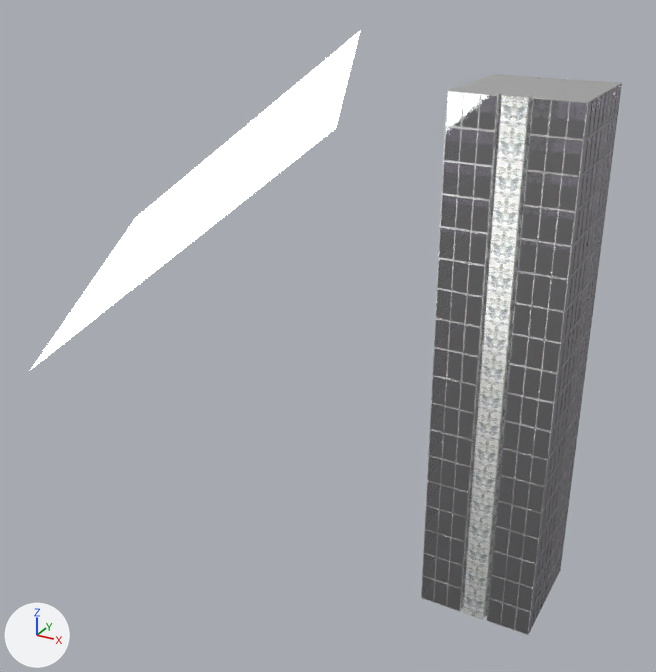
Two versions of the Blender file Blenderprojekt/1. Models/Haus/nebenhausglas.blend, one commit apart.
Camera for both pictures: a 50 mm lens placed at (7.8, -26.9, 22.0), pointed at (-3.7, -5.9, 11.5). Every picture has the same lights, and +X, +Y and +Z are marked at lower left.
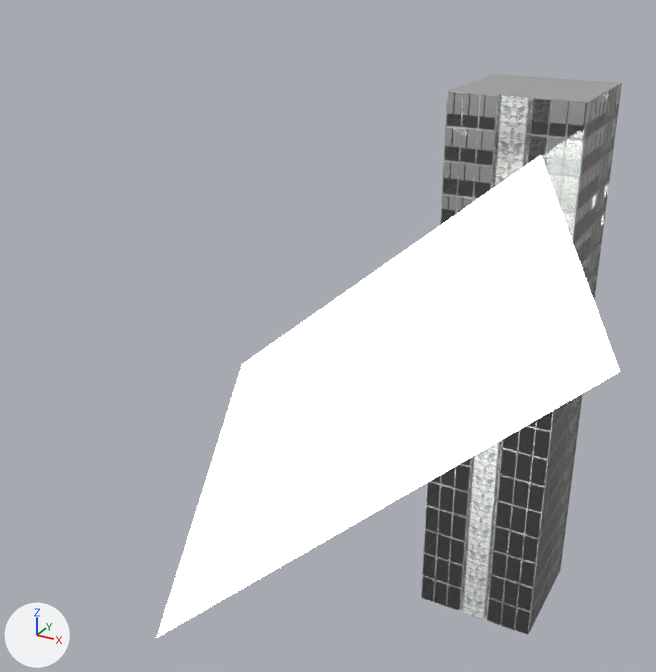
Where the change shows, as pixel boxes (x1, y1, x2, y2) in the pictures (656 x 672 px):
'Plane', moved
    before: (31, 31, 360, 369)
    after: (157, 155, 620, 638)
'Cube', recoloured
    both: (421, 83, 622, 635)

Diff of the bpy script that builds the scene:
```diff
--- a/Blenderprojekt/1. Models/Haus/nebenhausglas.blend.py
+++ b/Blenderprojekt/1. Models/Haus/nebenhausglas.blend.py
@@ mat_material_001 @@
 mat_material_001 = bpy.data.materials.new('Material.001')
-# nodes: BsdfAnisotropic, BsdfGlass, MixShader, OutputMaterial
-# colours: white #f3e7ff
+# nodes: BsdfGlass, OutputMaterial
@@ ob_plane @@
 ob_plane = bpy.data.objects.new('Plane', me_plane)
-ob_plane.location = (-7.78, -5.59, 15.4)
+ob_plane.location = (-0.36, -9.91, 13.01)
 ob_plane.rotation_euler = (0.14, -0.681, 0.332)  # degrees (8, -39, 19)
```
